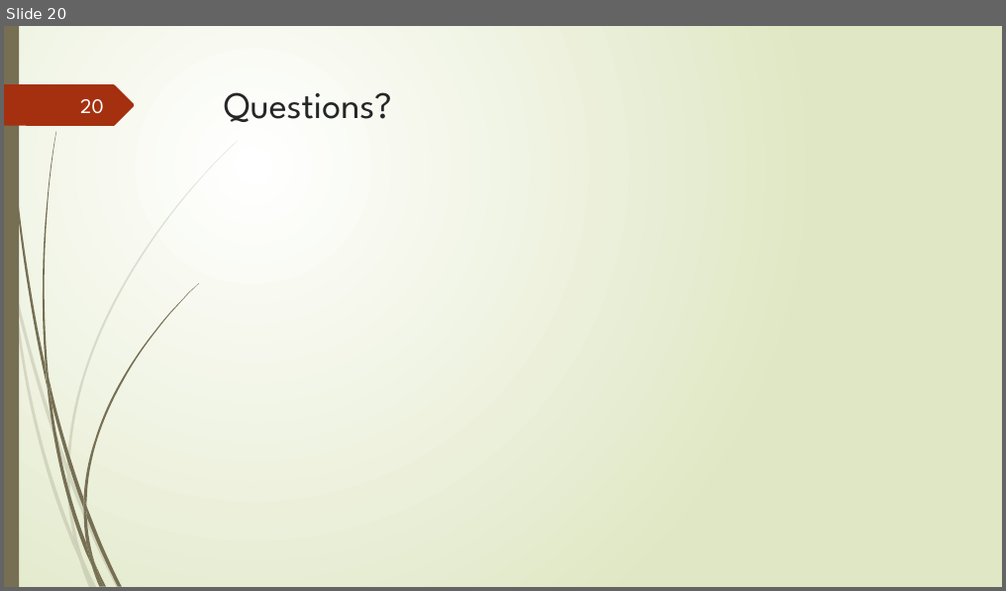
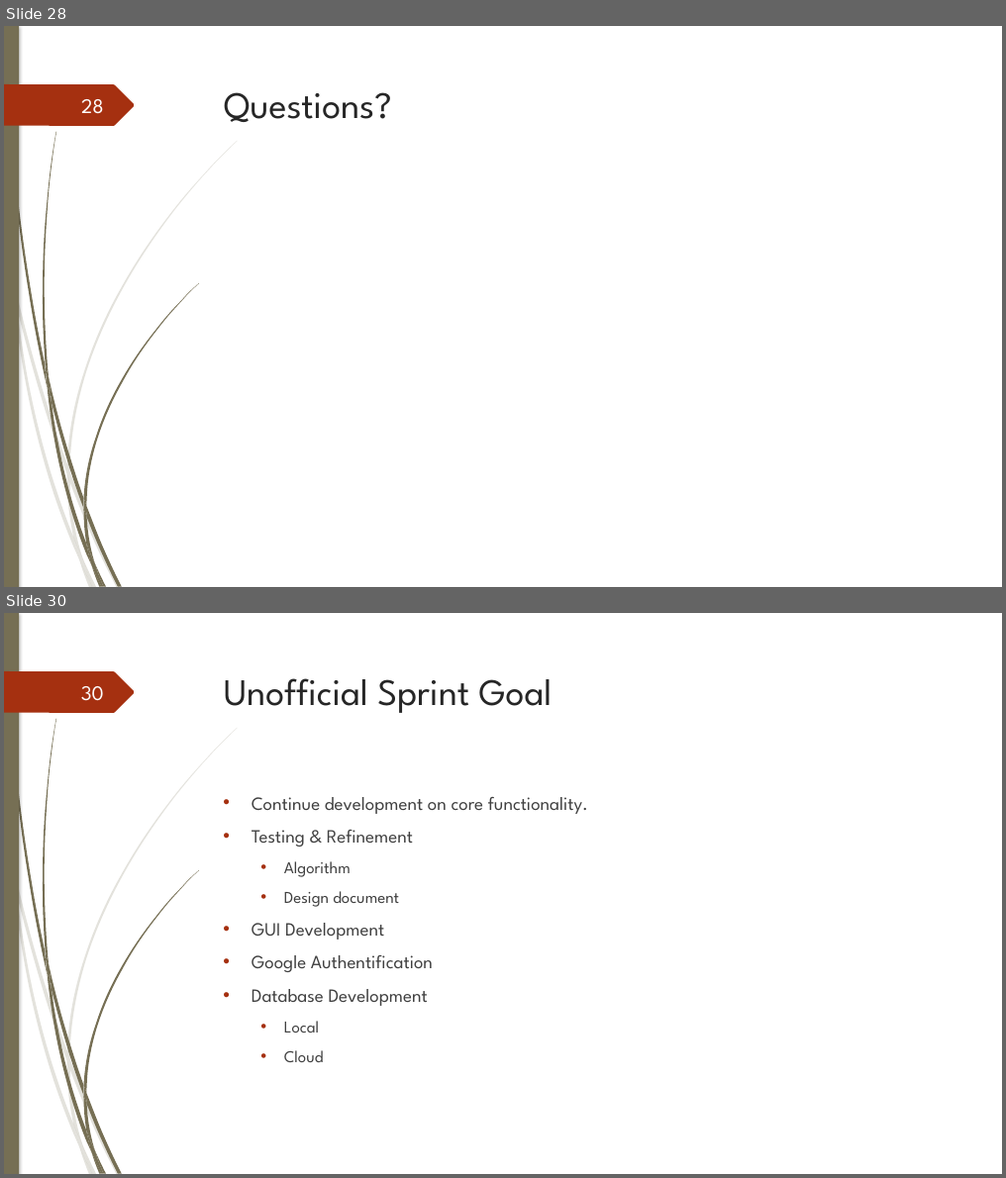
Before and after one commit to junmin-yee/Landmarked, a slide deck: Presentations/Sprint01 ReviewMeeting.pptx. Shown one above the other, each under a label of ours: slide 20 before the commit, slides 28 and 30 after it; the slides between them are not shown. The pictures are 1006x591 and 1006x1178 pixels, drawn with LibreOffice and Linux fonts; fonts in the diff are those of the drawing. Boxes give left, top, right and bottom in pixels: in the first picture for what was removed or moved away, otherwise in the second. Text is boxed around its words. In the diff, an @@ line names an element or a change of style, - is before the commit and + after.

Commit message:
Readded My Presentation Contributions
UML Design, Unofficial Sprint, Sprint 2.

```diff
--- a/Presentations/Sprint01 ReviewMeeting.pptx
+++ b/Presentations/Sprint01 ReviewMeeting.pptx
@@ slide 30 added at (4, 613, 1002, 1174), background #FFFFFF; not listed: 24 template elements that a slide beside it also shows @@
@@ page number added at (81, 686, 104, 701), 20 pt, text #FEFFFF @@
+30
@@ text added at (224, 678, 552, 713), 36 pt, text #262626 @@
+Unofficial Sprint Goal
@@ text added at (252, 797, 588, 1062), 18 pt, text #404040 @@
+• Continue development on core functionality.
+• Testing & Refinement
+  • Algorithm
+  • Design document
+• GUI Development
+• Google Authentification
+• Database Development
+  • Local
+  • Cloud
@@ what was slide 20 is now slide 28 @@
@@ slide 28 changed as well @@
@@ background gradient #FFFFFF to #DFE8C4 to #FFFFFF @@
@@ rectangle at (4, 26, 19, 587): shadow on @@
@@ outline redrawn in 13 elements at (15, 284, 67, 474), (70, 472, 120, 587), (12, 288, 79, 561), (67, 474, 82, 559), (67, 141, 238, 472), (73, 537, 93, 587), (6, 26, 47, 386), (86, 506, 122, 586), (43, 132, 56, 379), (83, 283, 199, 506), (83, 509, 94, 565), (83, 498, 86, 517), (4, 84, 135, 126) @@
@@ page number at (81, 99, 104, 114): text changed @@
-20
+28
```
Also in this commit, not shown: 22 other slides changed, 8 other slides added, 4 slides removed.
